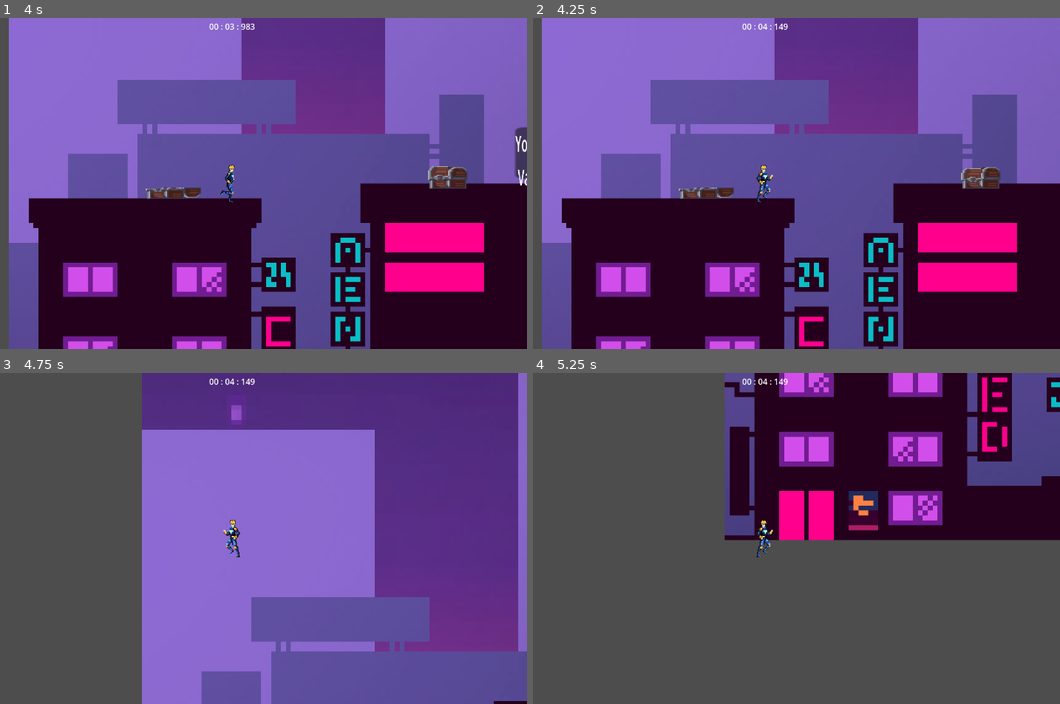
Above: before the commit, frames 1-4 (two rows, left to right).
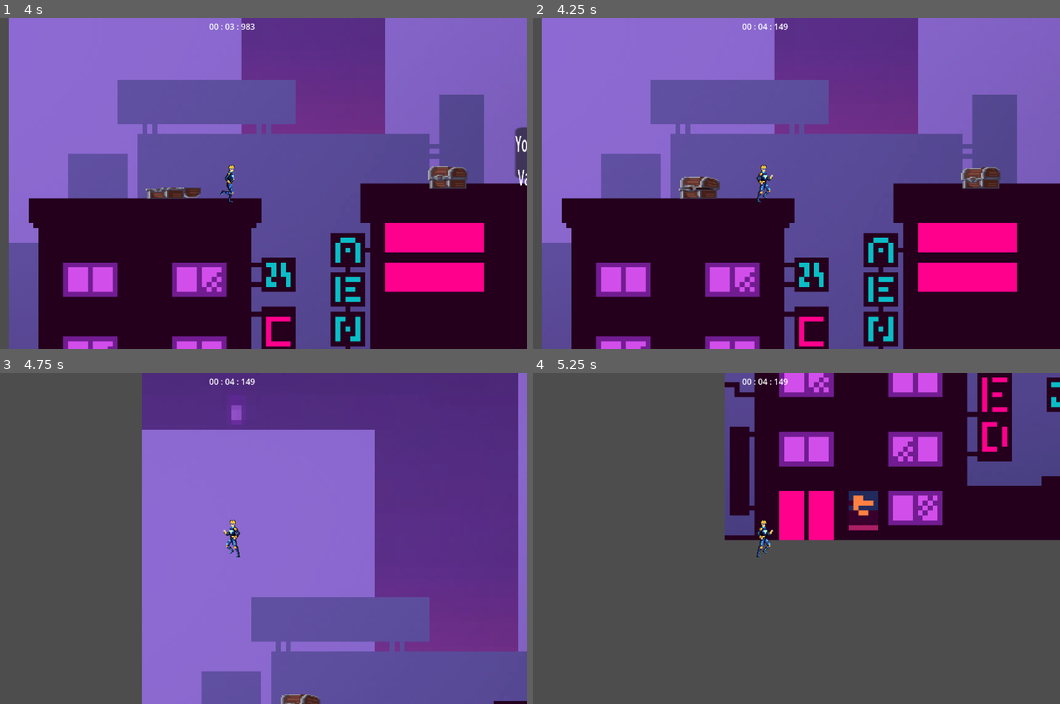
Above: after the commit, the same moments.

Repository: MtToss/Physics2DGame
Game: Godot game, scene res://scenes/game_chapter_1.tscn
The game is run twice, just before and just after one commit, with the same random seed, the same clock (stepped at 60 frames per second) and the same inputs.
Inputs:
- Up to frame 1 (4 s): tap E (interact) at 0.5, 0.6, 1.35, 2.1, 2.85, 3.6 s; hold D (forward) 0.53-2.03 s; tap Enter (ui_accept) at 0.77, 1.52, 3.02, 3.77 s; hold A (backward) 2.03-2.78 s; hold D (forward) from 2.78 s (still down)
- Up to frame 2 (4.25 s): keep holding D (forward); tap Escape (escape) at 4.15 s
- Up to frame 3 (4.75 s): release D (forward) at 4.28 s; hold A (backward) from 4.28 s (still down); tap E (interact) at 4.35 s; tap Enter (ui_accept) at 4.52 s
- Up to frame 4 (5.25 s): release A (backward) at 5.03 s; hold D (forward) from 5.03 s (still down); tap E (interact) at 5.1 s

Frame 1 is identical in both runs. In frame 2, 0.4% of the frame differs, in the area x 27-39%, y 47-55%; in frame 3, 0.2%; in frame 4, nothing differs.

Commit message:
can stop and play chest

Diff:
--- a/scenes/chest.tscn
+++ b/scenes/chest.tscn
@@ -115,7 +115,7 @@
 [node name="AnimatedSprite2D" type="AnimatedSprite2D" parent="Area2D"]
 scale = Vector2(2.03609, 1.76671)
 sprite_frames = SubResource("SpriteFrames_udjqy")
-animation = &"opened chest"
+animation = &"closed chest"
 autoplay = "closed chest"
 
 [node name="CollisionShape2D" type="CollisionShape2D" parent="Area2D"]
--- a/scripts/ChestArea2D.gd
+++ b/scripts/ChestArea2D.gd
@@ -30,3 +30,11 @@
 	is_chest_opened = true
 	$Label.hide
 	print("The chest is opening!")
+
+func play():
+	print("Debug: Gumagana ang closed chest animation")
+	$AnimatedSprite2D.play("closed chest")
+
+func stop():
+	print("Debug: nag pause na ang chest")
+	$AnimatedSprite2D.stop()
--- a/scripts/game_chapter_1.gd
+++ b/scripts/game_chapter_1.gd
@@ -10,7 +10,9 @@
 @onready var chest3 = $chest3/Area2D
 @onready var chest4 = $chest4/Area2D
 
-@onready var animation_sprite_2D = $ENUMAN/AnimatedSprite2D
+@onready var chest1animation = $chest1
+
+@onready var character_animation_sprite_2D = $ENUMAN/AnimatedSprite2D
 
 @onready var animation_player = $ENUMAN/Camera2D/Animation/AnimationPlayer
 @onready var animation_label = $ENUMAN/Camera2D/Animation/Control/Label
@@ -83,11 +85,13 @@
 		is_paused = !is_paused
 		if is_paused:
 			stopwatch.stop()
-			animation_sprite_2D.stop()
+			character_animation_sprite_2D.stop()
+			chest1.stop()
 			print("Debug: Game Paused")
 		else:
 			stopwatch.play()
-			animation_sprite_2D.play()
+			character_animation_sprite_2D.play()
+			chest1.play()
 			print("Debug: Game Resumed")
 
 func _on_pressure_plate_exited(body):
